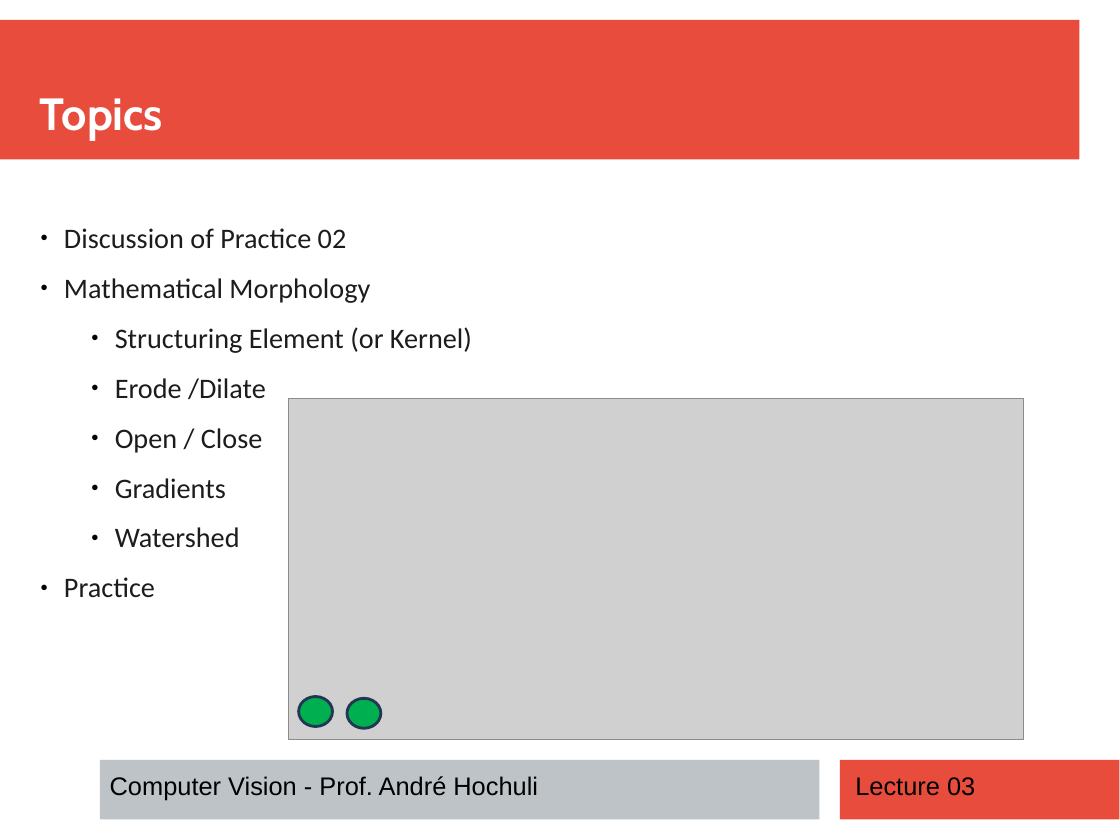
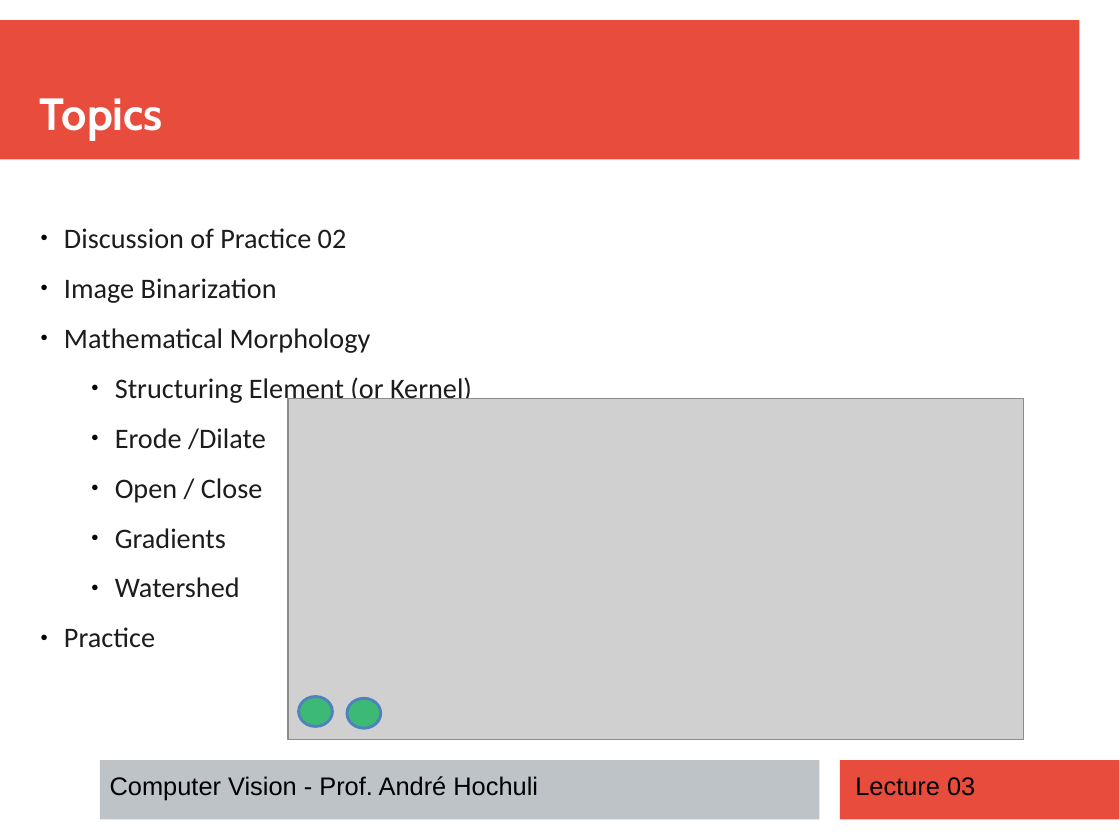
Before and after one commit to andrehochuli/teaching, a slide deck: slide 2 of ComputerVision/Lecture 03 - Morphology/Lecture 03 - Morphology.pptx. Drawn at 1120x840 pixels with LibreOffice and Linux fonts; fonts in the diff are those of the drawing; grey boxes stand for pictures. Boxes give left, top, right and bottom in pixels: in the first picture for what was removed or moved away, otherwise in the second. Text is boxed around its words. In the diff, an @@ line names an element or a change of style, - is before the commit and + after.

```diff
--- a/ComputerVision/Lecture 03 - Morphology/Lecture 03 - Morphology.pptx
+++ b/ComputerVision/Lecture 03 - Morphology/Lecture 03 - Morphology.pptx
@@ text at <box>64,278,277,303</box>: paragraph added @@
+● Image Binarization
@@ ellipse at <box>299,697,332,727</box>: fill #00B050 to #00B050 at 70% opacity; outline #233953 2 pt to #4F81BD 2.01 pt @@
@@ ellipse at <box>348,698,381,728</box>: fill #00B050 to #00B050 at 70% opacity; outline #233953 2 pt to #4F81BD 2.01 pt @@
```
Also in this commit, not shown: 4 other slides changed, 7 slides added, 2 other files.
